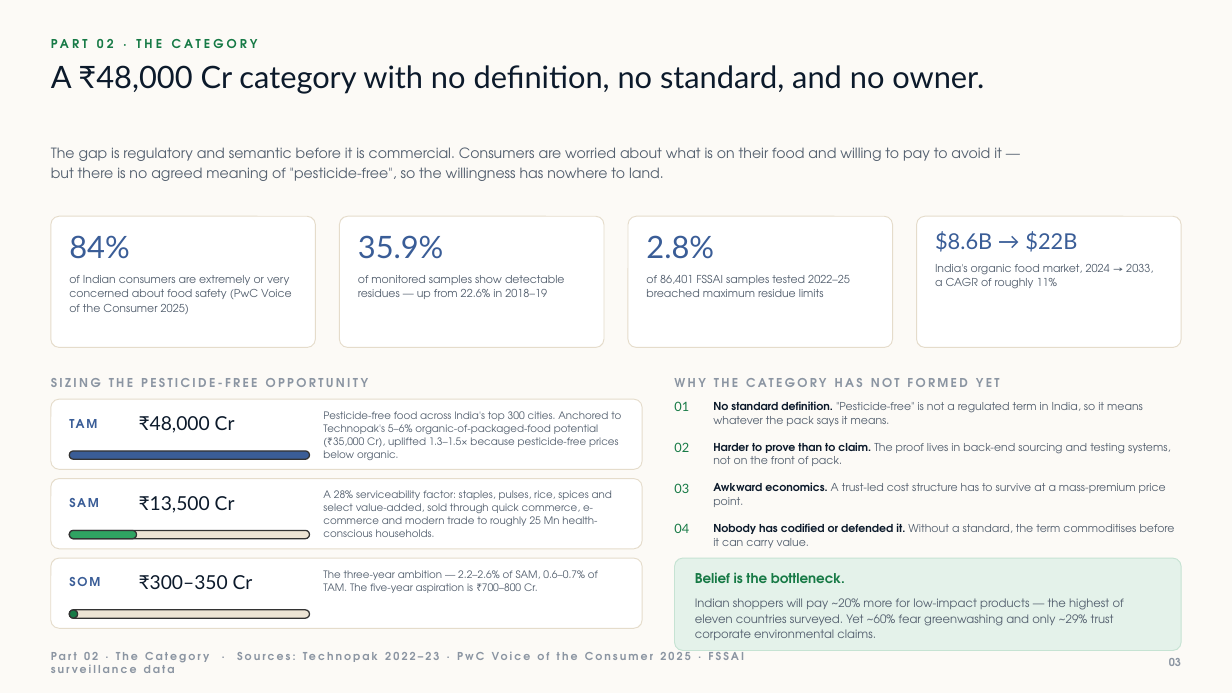
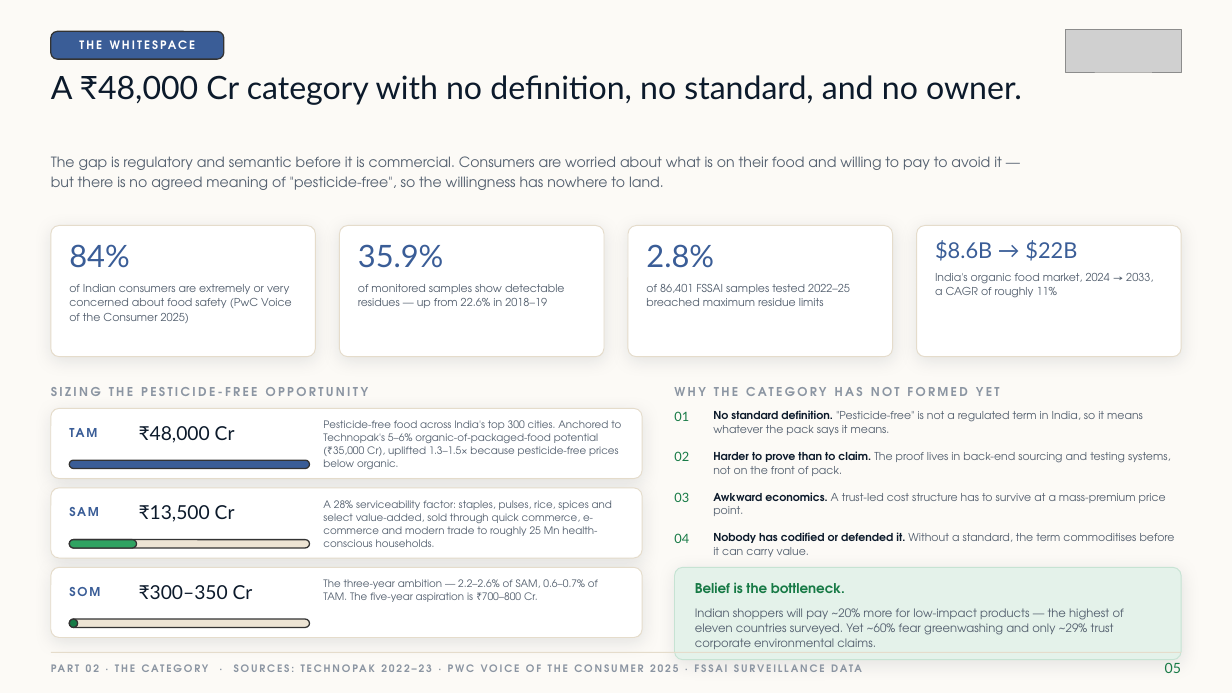
Before and after one commit to tirtham-spec/hopper-tessarakt, a slide deck: slide 6 of DHF-Honest-Farms-Deck.pptx (slide 4 before the commit). Drawn at 1232x693 pixels with LibreOffice and Linux fonts; fonts in the diff are those of the drawing; grey boxes stand for pictures. Boxes give left, top, right and bottom in pixels: in the first picture for what was removed or moved away, otherwise in the second. Text is boxed around its words. In the diff, an @@ line names an element or a change of style, - is before the commit and + after.

```diff
--- a/DHF-Honest-Farms-Deck.pptx
+++ b/DHF-Honest-Farms-Deck.pptx
@@ text removed at (x1=51, y1=33, x2=1181, y2=54) @@
-PART 02 · THE CATEGORY
@@ rounded rectangle added at (x1=51, y1=31, x2=224, y2=59), fill #3A5D97, outline #333333 1 pt @@
@@ text added at (x1=51, y1=31, x2=224, y2=59), 9 pt, text #FFFFFF, bold @@
+THE WHITESPACE
@@ picture added at (x1=1066, y1=30, x2=1181, y2=72) @@
@@ text "A ₹48,000 Cr category with ..." moved from (x1=51, y1=65, x2=984, y2=94) to (x1=51, y1=75, x2=1022, y2=105) @@
@@ text "A ₹48,000 Cr category with ..." at (x1=51, y1=75, x2=1022, y2=105): size 24 to 25 pt @@
@@ shadow on in 8 elements at (x1=51, y1=226, x2=315, y2=357), (x1=339, y1=226, x2=604, y2=357), (x1=628, y1=226, x2=893, y2=357), (x1=917, y1=226, x2=1181, y2=357), (x1=51, y1=409, x2=642, y2=479), (x1=51, y1=567, x2=642, y2=638), (x1=675, y1=567, x2=1181, y2=660), (x1=51, y1=488, x2=642, y2=558) @@
@@ 30 texts, 13 rounded rectangles moved together from (x1=51, y1=147, x2=1181, y2=651) to (x1=51, y1=156, x2=1181, y2=660) @@
@@ line added from (51, 653) to (1181, 653), #E5DCCB 0.75 pt @@
@@ text removed at (x1=1169, y1=658, x2=1181, y2=666) @@
-03
@@ text at (x1=831, y1=664, x2=862, y2=672): text changed; size 8.5 to 8 pt @@
-Part 02 · The Category · Sources: Technopak 2022–23 · PwC Voice of the Consumer 2025 · FSSAI surveillance data
+PART 02 · THE CATEGORY · SOURCES: TECHNOPAK 2022–23 · PWC VOICE OF THE CONSUMER 2025 · FSSAI SURVEILLANCE DATA
@@ text added at (x1=1165, y1=662, x2=1181, y2=673), 11 pt, text #177A46 @@
+05
```
Also in this commit, not shown: 29 other slides changed, 6 slides added, 14 other files.
